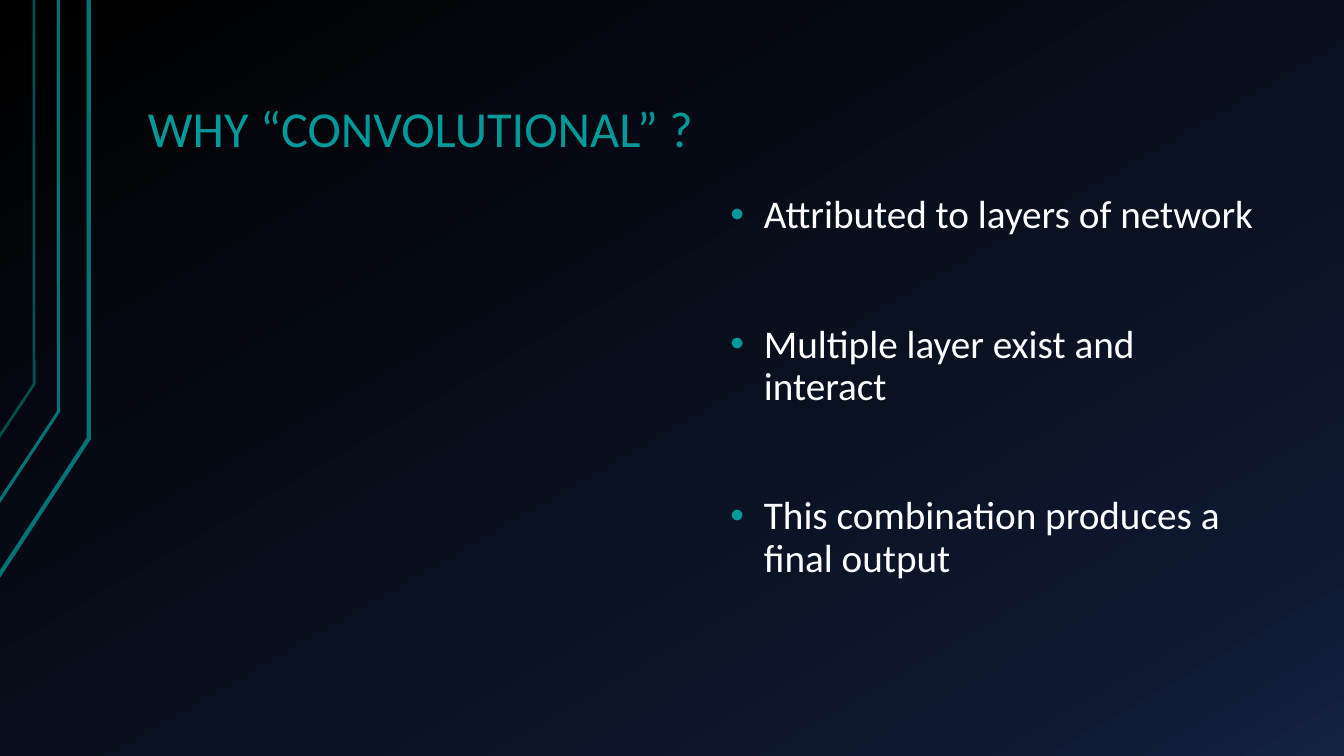
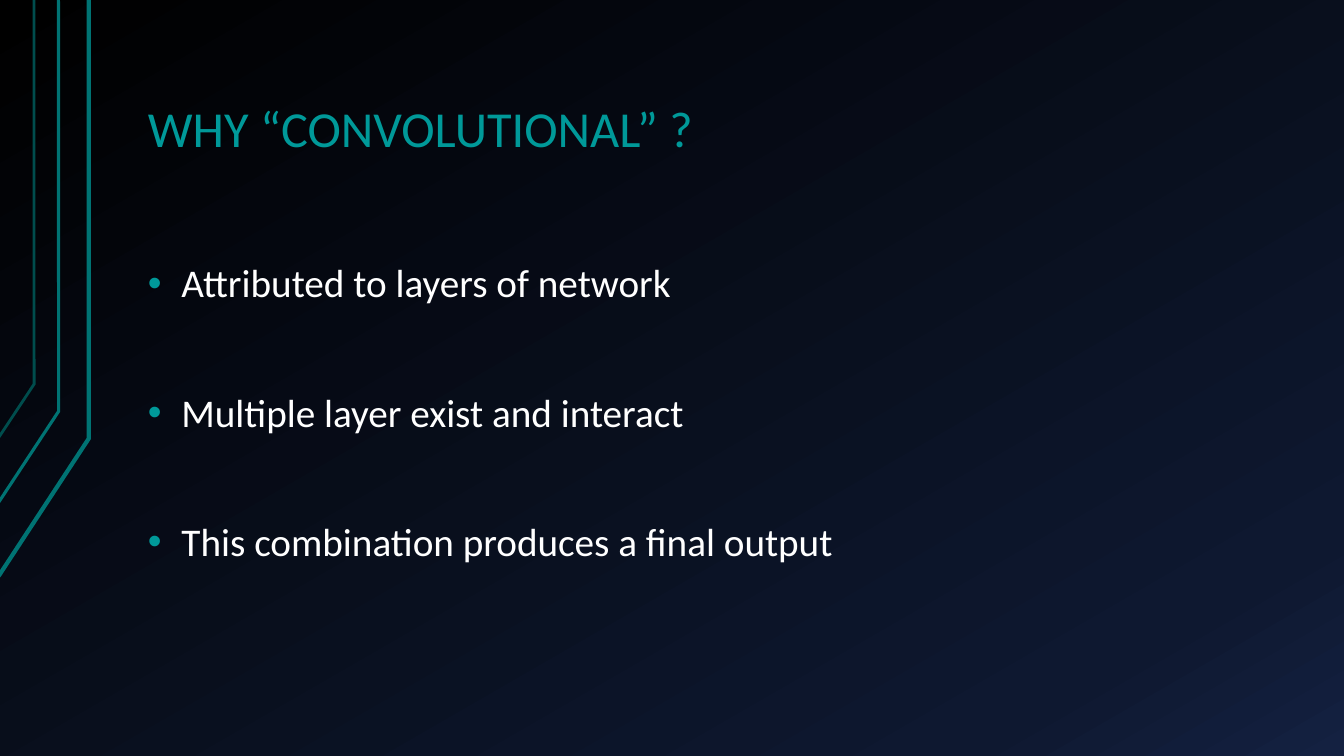
Before and after one commit to landonbuell/Convolutional-Neural-Networks, a slide deck: slide 7 of presentation_20191206/Convolutional Neural Networks.pptx. Drawn at 1344x756 pixels with LibreOffice and Linux fonts; fonts in the diff are those of the drawing. Boxes give left, top, right and bottom in pixels: in the first picture for what was removed or moved away, otherwise in the second. Text is boxed around its words. In the diff, an @@ line names an element or a change of style, - is before the commit and + after.

```diff
--- a/presentation_20191206/Convolutional Neural Networks.pptx
+++ b/presentation_20191206/Convolutional Neural Networks.pptx
@@ text "Attributed to layers of network" rewrapped from (764, 200, 1253, 579) to (181, 269, 833, 563) @@
```
Also in this commit, not shown: 3 other slides changed, 1 slide added.
